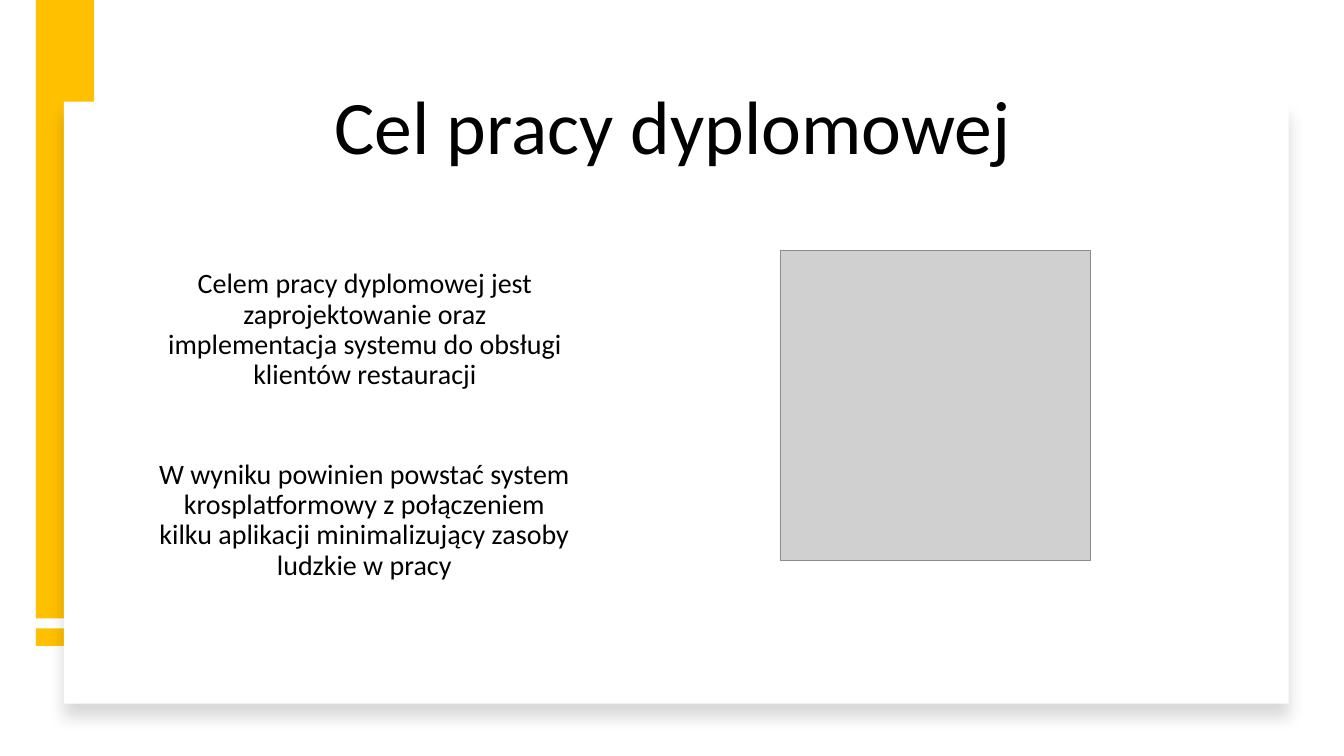
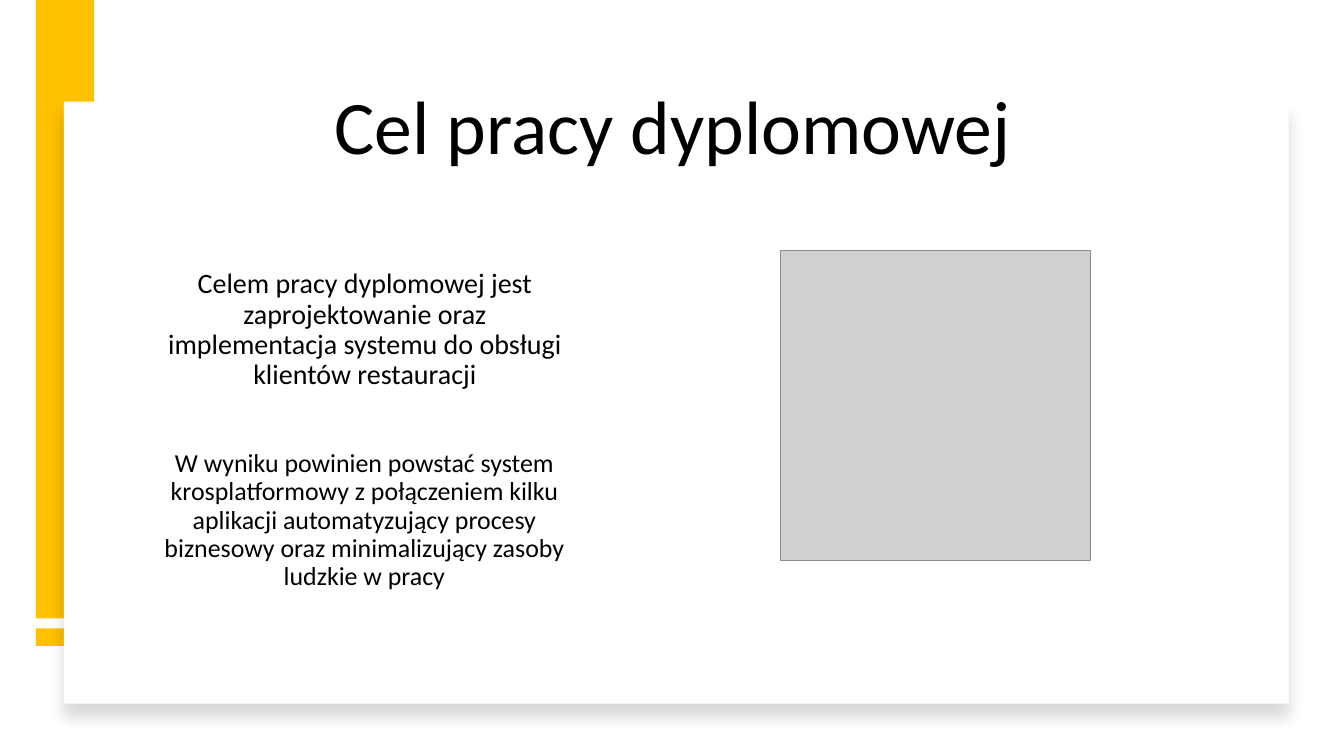
Before and after one commit to yurii-shchehliuk/ECommerce-Restaurant, a slide deck: slide 2 of PRACA DYPLOMOWA INŻYNIERSKA.pptx. Drawn at 1344x756 pixels with LibreOffice and Linux fonts; fonts in the diff are those of the drawing; grey boxes stand for pictures. Boxes give left, top, right and bottom in pixels: in the first picture for what was removed or moved away, otherwise in the second. Text is boxed around its words. In the diff, an @@ line names an element or a change of style, - is before the commit and + after.

```diff
--- a/PRACA DYPLOMOWA INŻYNIERSKA.pptx
+++ b/PRACA DYPLOMOWA INŻYNIERSKA.pptx
@@ text at bbox=[164, 454, 564, 590]: text changed; size 20 to 18.5 pt @@
-W wyniku powinien powstać system krosplatformowy z połączeniem kilku aplikacji minimalizujący zasoby ludzkie w pracy
+W wyniku powinien powstać system krosplatformowy z połączeniem kilku aplikacji automatyzujący procesy biznesowy oraz minimalizujący zasoby ludzkie w pracy
```
Also in this commit, not shown: 7 other slides changed, 1 slide removed, 2 other files.
